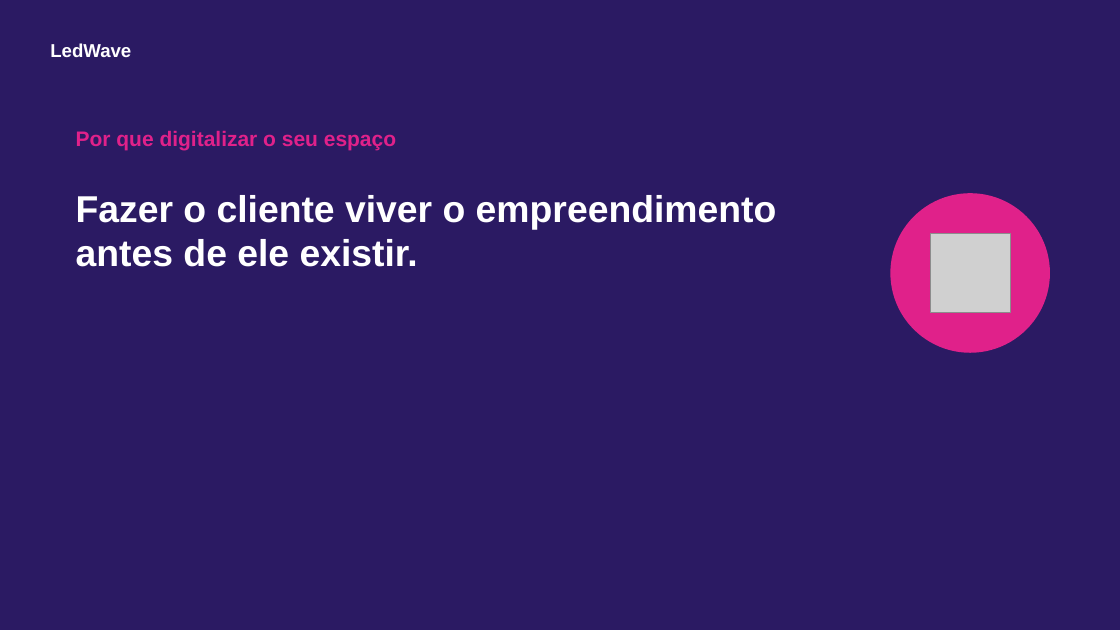
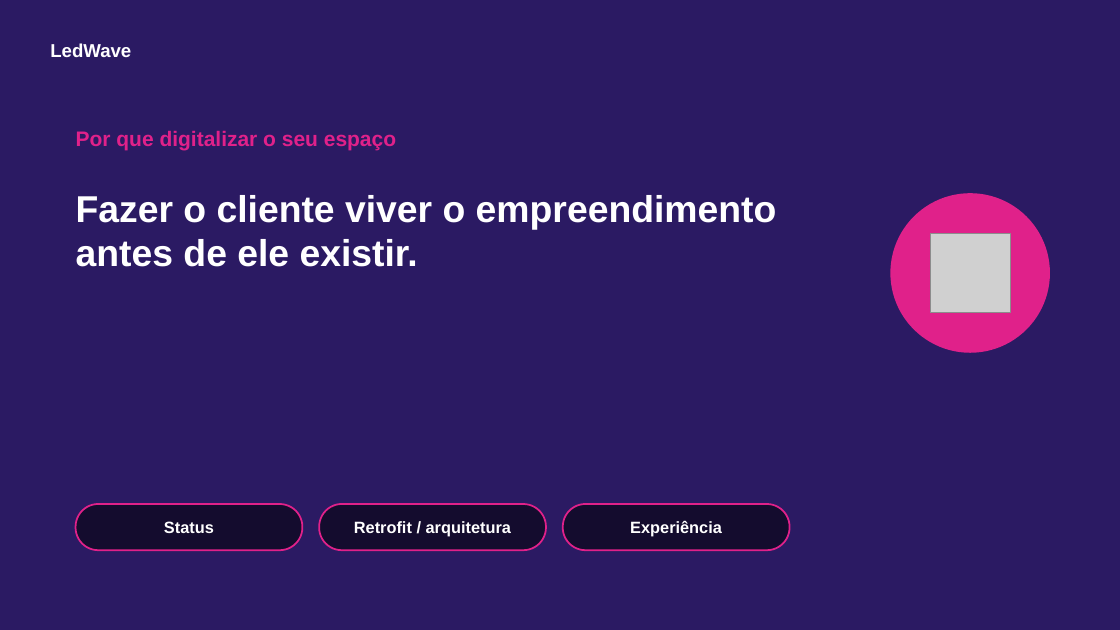
Before and after one commit to itarsilva/Treino, a slide deck: slide 9 of ledwave-comercial/apresentacoes/LedWave_Construtoras_e_Stands_de_Vendas.pptx (slide 8 before the commit). Drawn at 1120x630 pixels with LibreOffice and Linux fonts; fonts in the diff are those of the drawing; grey boxes stand for pictures. Boxes give left, top, right and bottom in pixels: in the first picture for what was removed or moved away, otherwise in the second. Text is boxed around its words. In the diff, an @@ line names an element or a change of style, - is before the commit and + after.

```diff
--- a/ledwave-comercial/apresentacoes/LedWave_Construtoras_e_Stands_de_Vendas.pptx
+++ b/ledwave-comercial/apresentacoes/LedWave_Construtoras_e_Stands_de_Vendas.pptx
@@ rounded rectangle added at [76,504,302,550], fill #140C2E, outline #E0218A 1.5 pt @@
@@ rounded rectangle added at [319,504,546,550], fill #140C2E, outline #E0218A 1.5 pt @@
@@ rounded rectangle added at [563,504,790,550], fill #140C2E, outline #E0218A 1.5 pt @@
@@ text added at [164,521,214,533], 14 pt, text #FFFFFF, bold @@
+Status
@@ text added at [354,521,511,537], 14 pt, text #FFFFFF, bold @@
+Retrofit / arquitetura
@@ text added at [630,520,722,537], 14 pt, text #FFFFFF, bold @@
+Experiência
```
Also in this commit, not shown: 2 other slides changed, 1 slide added, 23 other files.
